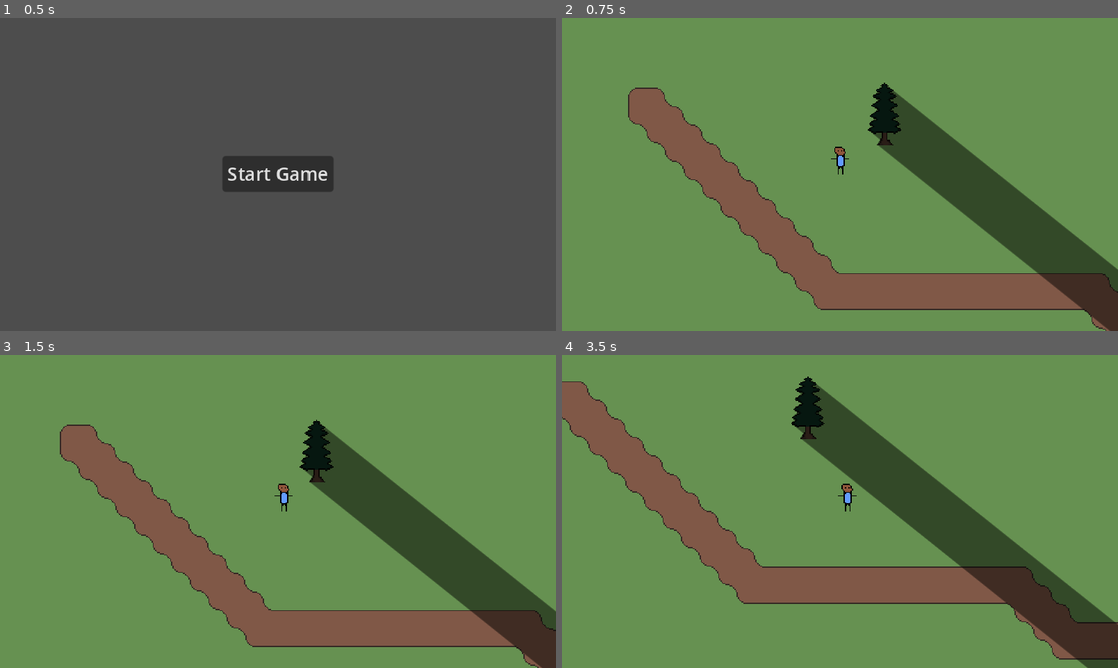
Above: before the commit, frames 1-4 (two rows, left to right).
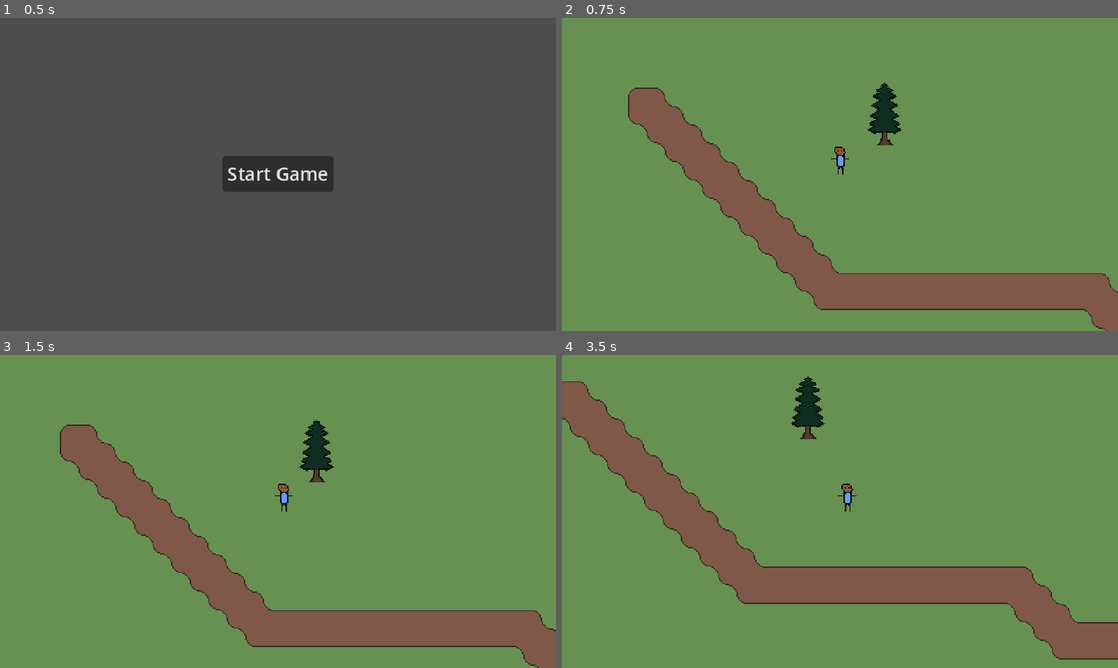
Above: after the commit, the same moments.

Repository: StormLight14/nightfall-mirror
Game: Godot game, scene res://menus/main/main_menu.tscn
Two runs of this game, one before a commit and one after it. Both use one fixed random seed, a clock stepped at 60 frames per second and the inputs below.
Inputs:
- Up to frame 1 (0.5 s): no input
- Up to frame 2 (0.75 s): click "Start Game" at 0.5 s
- Up to frame 3 (1.5 s): tap Enter at 1.25 s; hold D (right) from 1.28 s (still down); tap N (turn_day) at 1.35 s
- Up to frame 4 (3.5 s): release D (right) at 2.03 s; hold S (down) 2.03-2.78 s; tap M (turn_night) at 2.1 s; tap Space at 2.75 s; hold D (right) from 2.78 s (still down); tap N (turn_day) at 2.85 s

Frame 1 is identical in both runs. In frame 2, 8.9% of the frame differs, in the area x 55-100%, y 21-100%; in frame 3, 9.1%; in frame 4, 12%, in the area x 41-100%, y 8-100%.

Commit message:
kinda cool cursor

Diff:
--- a/project.godot
+++ b/project.godot
@@ -23,6 +23,7 @@
 window/size/window_height_override=720
 window/stretch/mode="canvas_items"
 window/stretch/aspect="expand"
+mouse_cursor/custom_image="res://ui/cursor.png"
 
 [input]
 
--- a/scenes/objects/trees/tree.tscn
+++ b/scenes/objects/trees/tree.tscn
@@ -2,8 +2,7 @@
 
 [ext_resource type="Texture2D" uid="uid://bysx5ea3q23g3" path="res://scenes/objects/trees/pine1.png" id="1_yo22k"]
 
-[sub_resource type="OccluderPolygon2D" id="OccluderPolygon2D_ty3wq"]
-polygon = PackedVector2Array(0, -53, -3, -52, -2, -51, -7, -48, -5, -46, -11, -43, -5, -40, -11, -35, -6, -31, -13, -26, -8, -24, -14, -19, -11, -17, -15, -14, -10, -11, -3, -11, -3, -7, -7, -1, 6, 0, 2, -5, 2, -11, 13, -12, 9, -16, 13, -18, 6, -22, 11, -25, 4, -30, 11, -34, 3, -39, 10, -42, 4, -45, 7, -47)
+[sub_resource type="OccluderPolygon2D" id="OccluderPolygon2D_ii6wo"]
 
 [sub_resource type="CapsuleShape2D" id="CapsuleShape2D_3g54j"]
 radius = 4.0
@@ -16,7 +15,7 @@
 offset = Vector2(0, -32)
 
 [node name="LightOccluder2D" type="LightOccluder2D" parent="."]
-occluder = SubResource("OccluderPolygon2D_ty3wq")
+occluder = SubResource("OccluderPolygon2D_ii6wo")
 
 [node name="CollisionShape2D" type="CollisionShape2D" parent="."]
 position = Vector2(0, -6)
Binary file added: ui/cursor.png
Not shown, added: ui/cursor.png.import
